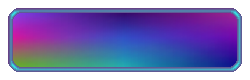
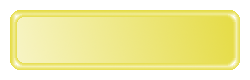
Comparing the layer stacks of the two 250 × 80 images. Changes:
added layer "Layer #1" above "Layer" over [10, 10, 240, 70]
hid "Background" over [8, 8, 242, 72]
